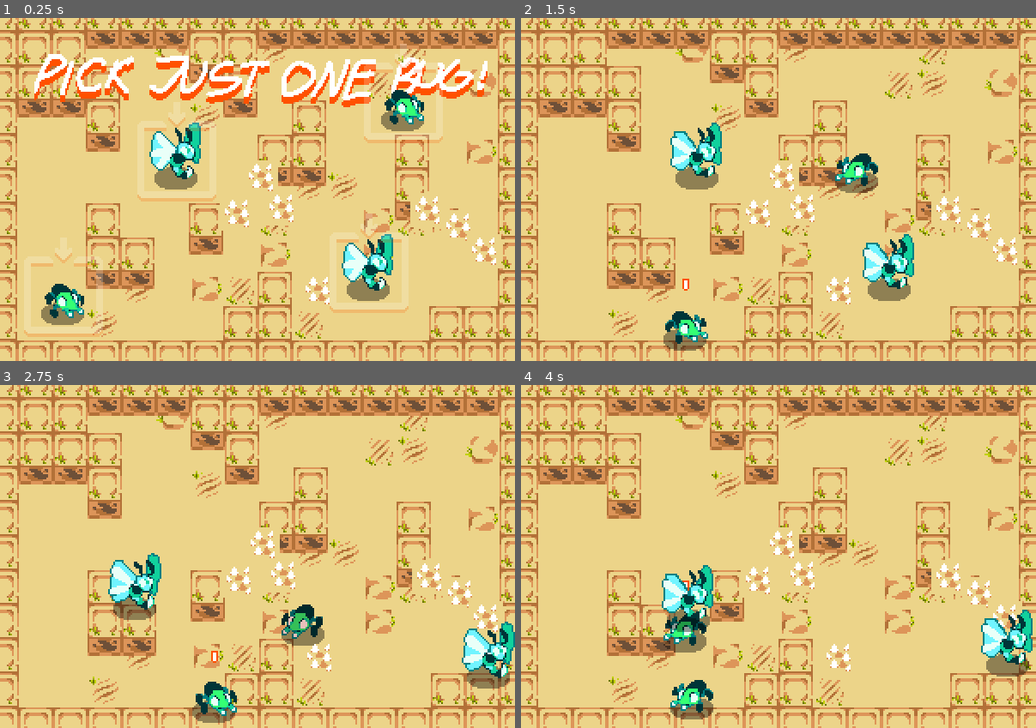
Above: before the commit, frames 1-4 (two rows, left to right).
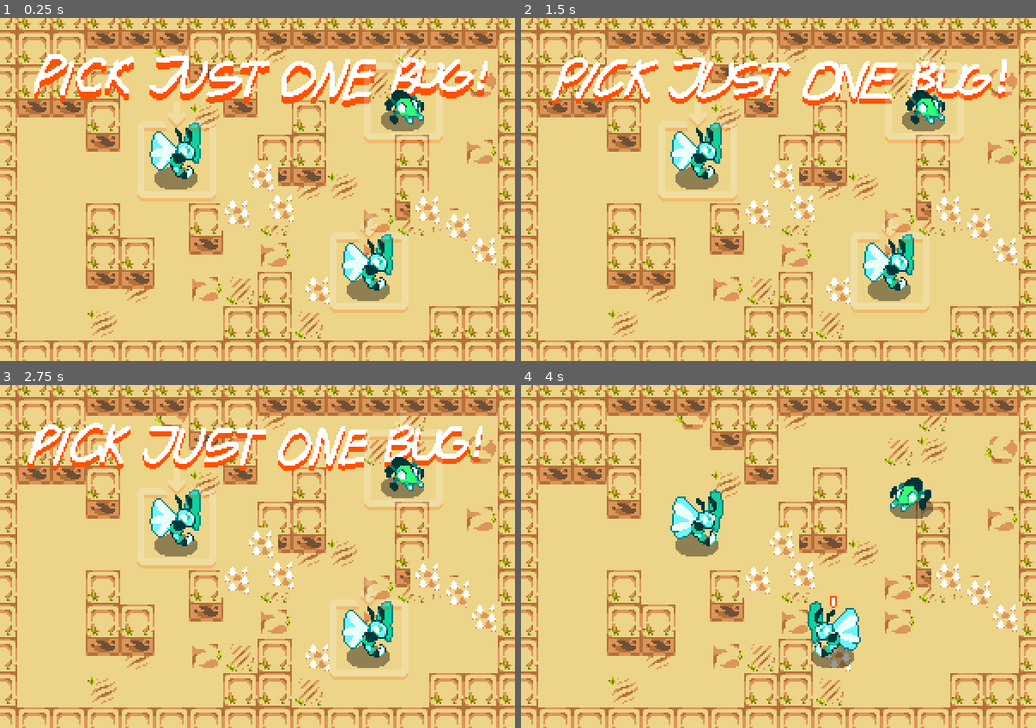
Above: after the commit, the same moments.

Repository: downloadjpg/BotsUnderGreatStrife
Game: Godot game, scene res://levels/Level2.tscn
Same seed, same stepped clock (60 frames per second), same inputs: the game is played once before the commit and once after it. This scene is started directly instead of the project's main scene.
Inputs (mouse positions are in pixels of both pictures, inside the frame that each line leads up to):
- Up to frame 1 (0.25 s): no input
- Up to frame 2 (1.5 s): move the mouse to (582, 299) at 0.52 s; press the mouse at (582, 299) at 0.53 s; hold D (move_right) 0.53-1.28 s; move the mouse to (675, 206) at 1.27 s; release the mouse at (675, 206) at 1.28 s; hold S (move_down) from 1.28 s (still down); click (675, 206) at 1.35 s
- Up to frame 3 (2.75 s): move the mouse to (309, 481) at 2.02 s; release S (move_down) at 2.03 s; press the mouse at (309, 481) at 2.03 s; hold D (move_right) from 2.03 s (still down)
- Up to frame 4 (4 s): move the mouse to (752, 625) at 2.77 s; release D (move_right) at 2.78 s; release the mouse at (752, 625) at 2.78 s; hold W (move_up) 2.78-3.53 s; click (752, 625) at 2.85 s; move the mouse to (933, 607) at 3.52 s; press the mouse at (933, 607) at 3.53 s; hold A (move_left) from 3.53 s (still down)

The runs differ from the first frame. In frame 1, 1.2% of the frame differs, in the area x 4-20%, y 68-93%; in frame 2, 9.7%; in frame 3, 28%, in the area x 1-100%, y 0-100%; in frame 4, 7.8%.
Error before the commit: Invalid get index 'current_scene' (on base: 'Node2D'). (res://bugs/FastBug/FastBug.gd:15)

Commit message:
bug delete

Diff:
--- a/levels/Level2.tscn
+++ b/levels/Level2.tscn
@@ -44,9 +44,6 @@
 next_level_scene = "res://levels/Level3.tscn"
 this_scene = "res://levels/Level2.tscn"
 
-[node name="FastBug2" parent="BugManager" instance=ExtResource( 5 )]
-position = Vector2( 167, -23 )
-
 [node name="FlyerBug" parent="BugManager" instance=ExtResource( 6 )]
 position = Vector2( 345, -37 )
 
